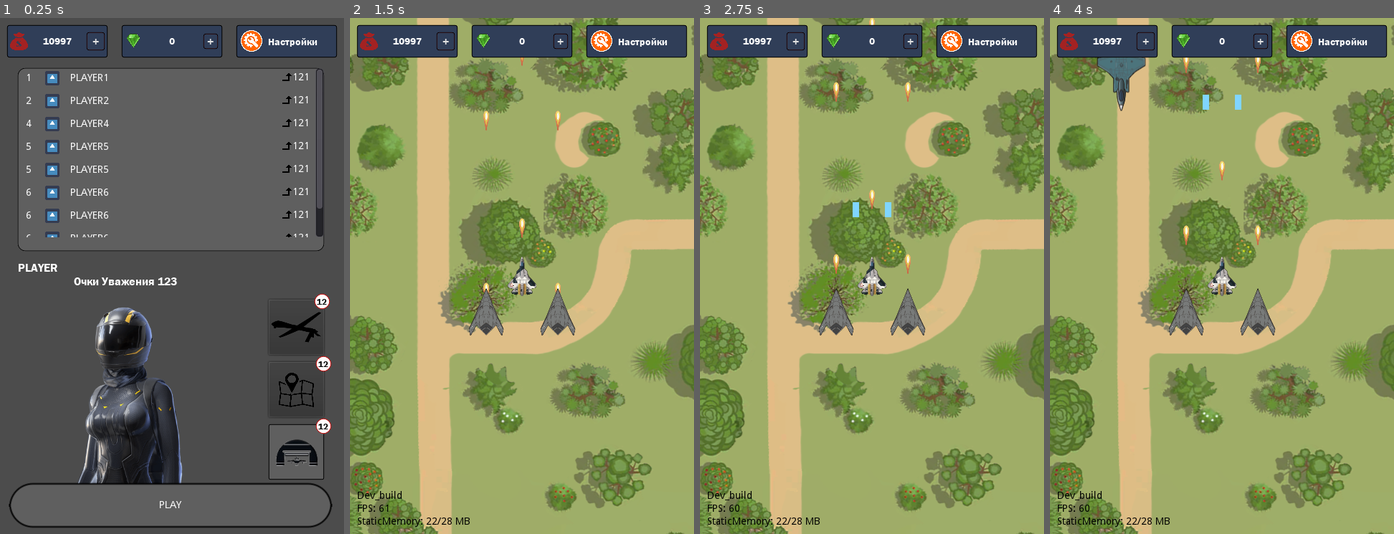
Above: before the commit, frames 1-4 (left to right).
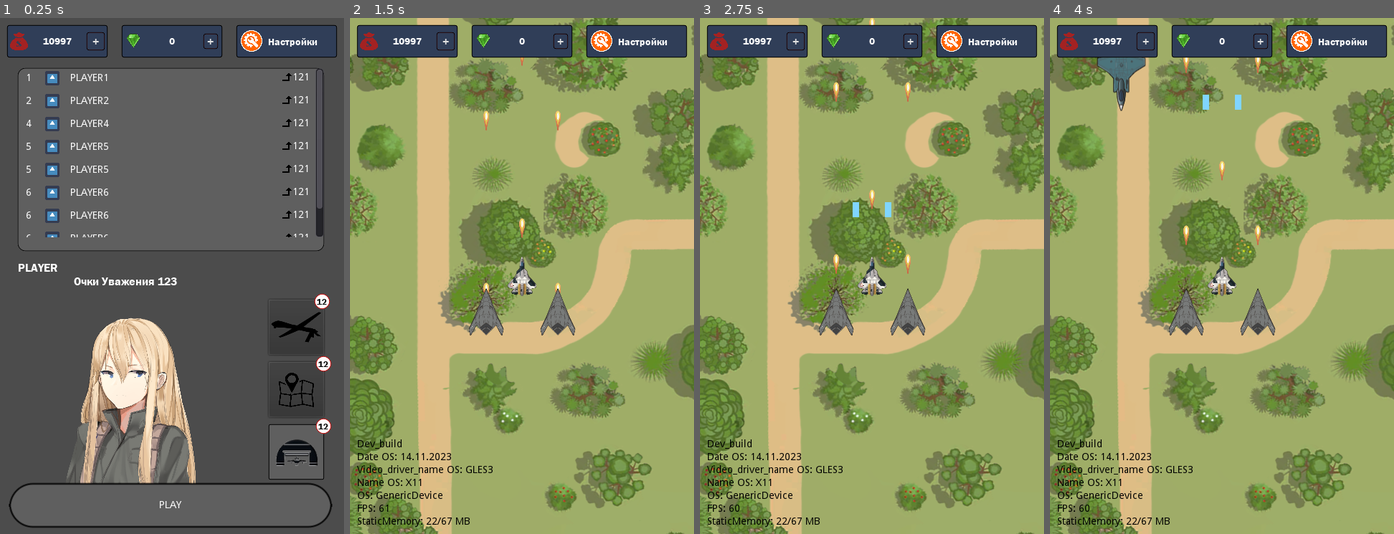
Above: after the commit, the same moments.

Repository: SkrejetCepey/gamedev-planes
Game: Godot game, scene res://Scenes/StartGame.tscn
Same seed, same stepped clock (60 frames per second), same inputs: the game is played once before the commit and once after it. The engine's default icon, where the game draws it, is replaced by a stand-in: a white triangle on a blue panel in a dark square.
Inputs:
- Up to frame 1 (0.25 s): no input
- Up to frame 2 (1.5 s): click "PLAY" at 0.5 s; click "+" at 1.25 s
- Up to frame 3 (2.75 s): click "+" at 2 s
- Up to frame 4 (4 s): click "Настройки" at 2.75 s; click "+" at 3.5 s

The runs differ from the first frame. In frame 1, 8.7% of the frame differs, in the area x 19-57%, y 56-91%; in frame 2, 0.7%; in frame 3, 0.7%; in frame 4, 0.7%.

Commit message:
Friday update
Fixed HIVE atacks + some fixes

Diff:
--- a/Scenes/DebugControl.tscn
+++ b/Scenes/DebugControl.tscn
@@ -22,27 +22,55 @@
 margin_bottom = 700.0
 
 [node name="VBoxContainer" type="VBoxContainer" parent="CanvasLayer/MarginContainer/HBoxContainer"]
-margin_right = 99.0
+margin_right = 121.0
 margin_bottom = 700.0
 alignment = 2
 
 [node name="Dev_Build" type="Label" parent="CanvasLayer/MarginContainer/HBoxContainer/VBoxContainer"]
-margin_top = 650.0
-margin_right = 99.0
-margin_bottom = 664.0
+margin_top = 578.0
+margin_right = 121.0
+margin_bottom = 592.0
 custom_colors/font_color = Color( 0, 0, 0, 1 )
 text = "Dev_build"
 
+[node name="Date" type="Label" parent="CanvasLayer/MarginContainer/HBoxContainer/VBoxContainer"]
+margin_top = 596.0
+margin_right = 121.0
+margin_bottom = 610.0
+custom_colors/font_color = Color( 0, 0, 0, 1 )
+text = "Date"
+
+[node name="Video_driver_name" type="Label" parent="CanvasLayer/MarginContainer/HBoxContainer/VBoxContainer"]
+margin_top = 614.0
+margin_right = 121.0
+margin_bottom = 628.0
+custom_colors/font_color = Color( 0, 0, 0, 1 )
+text = "Video_driver_name"
+
+[node name="Name" type="Label" parent="CanvasLayer/MarginContainer/HBoxContainer/VBoxContainer"]
+margin_top = 632.0
+margin_right = 121.0
+margin_bottom = 646.0
+custom_colors/font_color = Color( 0, 0, 0, 1 )
+text = "Name"
+
+[node name="OS" type="Label" parent="CanvasLayer/MarginContainer/HBoxContainer/VBoxContainer"]
+margin_top = 650.0
+margin_right = 121.0
+margin_bottom = 664.0
+custom_colors/font_color = Color( 0, 0, 0, 1 )
+text = "OS"
+
 [node name="FPSControl" type="Label" parent="CanvasLayer/MarginContainer/HBoxContainer/VBoxContainer"]
 margin_top = 668.0
-margin_right = 99.0
+margin_right = 121.0
 margin_bottom = 682.0
 custom_colors/font_color = Color( 0, 0, 0, 1 )
 text = "FPSControl"
 
 [node name="MemoryControl" type="Label" parent="CanvasLayer/MarginContainer/HBoxContainer/VBoxContainer"]
 margin_top = 686.0
-margin_right = 99.0
+margin_right = 121.0
 margin_bottom = 700.0
 custom_colors/font_color = Color( 0, 0, 0, 1 )
 text = "MemoryControl"
--- a/Scenes/EnemySuicideDrone.tscn
+++ b/Scenes/EnemySuicideDrone.tscn
@@ -37,3 +37,6 @@
 [node name="DeathPos" type="Position2D" parent="."]
 
 [node name="EnemyPos" type="Position2D" parent="."]
+[connection signal="area_entered" from="Trigger" to="." method="_on_Trigger_area_entered"]
+[connection signal="screen_exited" from="Visible" to="." method="_on_Visible_screen_exited"]
+[connection signal="death" from="HealthBarEnemy" to="." method="_on_HealthBarEnemy_death"]
--- a/Scenes/StartGame.tscn
+++ b/Scenes/StartGame.tscn
@@ -1,14 +1,15 @@
-[gd_scene load_steps=24 format=2]
+[gd_scene load_steps=25 format=2]
 
 [ext_resource path="res://Scripts/Global.gd" type="Script" id=1]
 [ext_resource path="res://icon.png" type="Texture" id=2]
 [ext_resource path="res://Interface/icon/level_up.png" type="Texture" id=3]
 [ext_resource path="res://Interface/fonts/18097.ttf" type="DynamicFontData" id=4]
-[ext_resource path="res://Interface/Main/Test/Silviabig.png" type="Texture" id=5]
+[ext_resource path="res://Sprites/Player/Person.png" type="Texture" id=5]
 [ext_resource path="res://Interface/icon/Dron.png" type="Texture" id=6]
 [ext_resource path="res://Interface/icon/map.png" type="Texture" id=7]
 [ext_resource path="res://Interface/icon/Hangar_air_two.png" type="Texture" id=8]
 [ext_resource path="res://Scenes/HUD_elem.tscn" type="PackedScene" id=9]
+[ext_resource path="res://Music/Other/MainMenuTheme.wav" type="AudioStream" id=10]
 
 [sub_resource type="StyleBoxFlat" id=1]
 bg_color = Color( 0.376471, 0.376471, 0.376471, 1 )
@@ -143,6 +144,7 @@
 stretch_mode = 7
 
 [node name="MarginContainer" type="MarginContainer" parent="."]
+editor/display_folded = true
 anchor_left = 0.5
 anchor_right = 0.5
 anchor_bottom = 1.0
@@ -1002,7 +1004,6 @@
 custom_constants/margin_bottom = 10
 
 [node name="HBoxContainer" type="HBoxContainer" parent="MarginContainer/AnimatedСartoon_&_Button/MarginContainer2"]
-editor/display_folded = true
 margin_top = 10.0
 margin_right = 427.0
 margin_bottom = 370.0
@@ -1236,6 +1237,7 @@
 expand = true
 
 [node name="ButtonPlay" type="VBoxContainer" parent="."]
+editor/display_folded = true
 anchor_top = 1.0
 anchor_right = 1.0
 anchor_bottom = 1.0
@@ -1265,5 +1267,8 @@
 text = "PLAY"
 
 [node name="HUD_elem" parent="." instance=ExtResource( 9 )]
+
+[node name="MainMenuTheme" type="AudioStreamPlayer2D" parent="."]
+stream = ExtResource( 10 )
 [connection signal="pressed" from="MarginContainer/AnimatedСartoon_&_Button/MarginContainer2/HBoxContainer/VBoxContainer2/MarginContainer_Hangar/Button_Hangar" to="." method="_on_Button_Hangar_pressed"]
 [connection signal="pressed" from="ButtonPlay/MarginContainer/Button_PLAY" to="." method="_on_Button_PLAY_pressed"]
--- a/Scripts/DebugControl.gd
+++ b/Scripts/DebugControl.gd
@@ -1,6 +1,10 @@
 extends MarginContainer
 
 func _physics_process(delta):
+	$HBoxContainer/VBoxContainer/Date.text = "Date OS: " + str(OS.get_date()["day"]) + "." + str(OS.get_date()["month"]) + "." + str(OS.get_date()["year"])
+	$HBoxContainer/VBoxContainer/Video_driver_name.text = "Video_driver_name OS: " + str(OS.get_video_driver_name(OS.get_current_video_driver()))
+	$HBoxContainer/VBoxContainer/Name.text = "Name OS: " + str(OS.get_name())
+	$HBoxContainer/VBoxContainer/OS.text = "OS: " + str(OS.get_model_name())
 	$HBoxContainer/VBoxContainer/FPSControl.text = "FPS: " + str(Performance.get_monitor(Performance.TIME_FPS))
 	$HBoxContainer/VBoxContainer/MemoryControl.text = "StaticMemory: " + str(round(Performance.get_monitor(Performance.MEMORY_STATIC)/1024/1024)) + "/" + str(round(Performance.get_monitor(Performance.MEMORY_STATIC_MAX)/1024/1024)) + " MB"
 	pass
--- a/Scripts/EnemySniperDrone.gd
+++ b/Scripts/EnemySniperDrone.gd
@@ -3,7 +3,7 @@
 const EnemyAtack = preload("res://Scenes/EnemyAtack.tscn")
 const DeathHandler = preload("res://Scenes/EnemyDeathHandler.tscn")
 
-export var health = 100 setget set_health
+export var health = 800 setget set_health
 export var shoot_speed = 1
 export var speed = 50
 export var atack_type = 3
--- a/Scripts/EnemySuicideDrone.gd
+++ b/Scripts/EnemySuicideDrone.gd
@@ -3,18 +3,18 @@
 const EnemyAtack = preload("res://Scenes/EnemyAtack.tscn")
 const DeathHandler = preload("res://Scenes/EnemyDeathHandler.tscn")
 
-export var health = 100 setget set_health
+export var health = 200 setget set_health
 export var shoot_speed = 1
-export var speed = 50
+export var speed = 200
 export var atack_type = 1
 var target
 
 func _ready():
 	add_to_group("enemy")
 
-	var atack = EnemyAtack.instance()
-	atack.initialize(atack_type, shoot_speed, null)
-	$DeathPos.add_child(atack)
+	#var atack = EnemyAtack.instance()
+	#atack.initialize(atack_type, shoot_speed, null)
+	#$DeathPos.add_child(atack)
 	pass
 
 func _on_Visible_screen_exited():
@@ -38,12 +38,15 @@
 
 	if(get_parent().get_parent().get_node_or_null("Player")==null):
 		speed = 200
+		motion = Vector2(0,1) * speed * delta
+		move_and_collide(motion)
+		return
 	if(get_parent().get_node_or_null("Hive")==null):
 		queue_free()
 		#move_and_collide(Vector2 (0,speed * delta))
 		return
 	target = get_parent().get_parent().get_node("Player")
-	motion = (target.global_position - global_position) * 0.5 * delta
+	motion = (target.position - position).normalized()
 
 	move_and_collide(motion)
 	#move_and_collide(Vector2 (0,speed * delta))
@@ -51,6 +54,7 @@
 
 func set_damage(damage):
 	health -= damage
+	$HealthBarEnemy/HealthBar.value = health
 	$HealthBarEnemy.health_damaged(damage)
 	pass
 
@@ -61,8 +65,8 @@
 
 func _on_Trigger_area_entered(someone):
 	if someone.is_in_group("player"):
-		set_damage(100)
-		someone.health -= 50
+		someone.health = 0
+		queue_free()
 	pass
 
 func setTarget(pos):
--- a/Scripts/Global.gd
+++ b/Scripts/Global.gd
@@ -1,13 +1,13 @@
 extends Control
 
 func _ready():
+	$MainMenuTheme.play()
 	pass
 
 func _on_Button_PLAY_pressed():
 	get_tree().change_scene("res://Scenes/ArcadeScene.tscn")
 	pass
 
-
 func _on_Button_Hangar_pressed():
 	get_tree().change_scene("res://Scenes/Hangar.tscn")
 	pass
--- a/Scripts/Hive.gd
+++ b/Scripts/Hive.gd
@@ -2,7 +2,7 @@
 
 const BossAtack = preload("res://Scenes/BossAtack.tscn")
 const DeathHandler = preload("res://Scenes/EnemyDeathHandler.tscn")
-const Explosion = preload("res://Scenes/TestParticles.tscn")
+#const Explosion = preload("res://Scenes/TestParticles.tscn")
 
 export var health = 1000 setget set_health
 export var shoot_speed = 5
@@ -44,22 +44,37 @@
 
 func shoot():
 	randomize()
+	var temp = str(round(rand_range(0, 11)))+"cannon"
+
 	if(get_parent().get_parent().get_node_or_null("Player")==null):
 		return
 	if(get_parent().get_node_or_null("EnemySniperDrone")==null):
-		get_node(str(round(rand_range(0, 11)))+"cannon").get_node("BossAtack").shoot()
+		#get_node(temp).get_node("BossAtack").set_enemy_atack_type(4)
+		get_node(temp).get_node("BossAtack").initialize(atack_type, shoot_speed, null)
+		get_node(temp).get_node("BossAtack").shoot()
 		if(typical_counter>0): typical_counter-=1
-		if(typical_counter==0):
-			$Shield.queue_free()
-			typical_counter-=1
+		#if(typical_counter==0):
+		#	$Shield.queue_free()
+		#	typical_counter-=1
+		#	return
+	#if(get_parent().get_node_or_null("EnemySuicideDrone")==null):
+		#atack.set_enemy_atack_type(5)
+	#get_node(temp).get_node("BossAtack").set_enemy_atack_type(5)
+	get_node(temp).get_node("BossAtack").initialize(5, 1, null)
+	get_node(temp).get_node("BossAtack").shoot()
+	#if(typical_counter>0): typical_counter-=1
+	if(typical_counter==0):
+		$Shield.queue_free()
+		typical_counter-=1
+		return
 	#if(get_parent().get_node_or_null("EnemySuicideDrone")==null):
 		#get_node(str(round(rand_range(0, 11)))+"cannon").get_node("BossAtack").shoot()
 	pass
 
 func _on_HealthBarEnemy_death():
-	var explosion = Explosion.instance()
-	explosion.global_position = $DeathPos.global_position
-	get_parent().add_child(explosion)
+	#var explosion = Explosion.instance()
+	#explosion.global_position = $DeathPos.global_position
+	#get_parent().add_child(explosion)
 	#var ability = Ability.instance()
 	#var death_handler = DeathHandler.instance()
 	#var dic_boosts = ["Repairkit", "Speedboost", "Shield"]
Not shown, added: Music/Other/MainMenuTheme.wav.import
Binary file added: Sprites/Player/Person.png
Not shown, added: Sprites/Player/Person.png.import
Not shown, added: Music/Other/MainMenuTheme.wav
